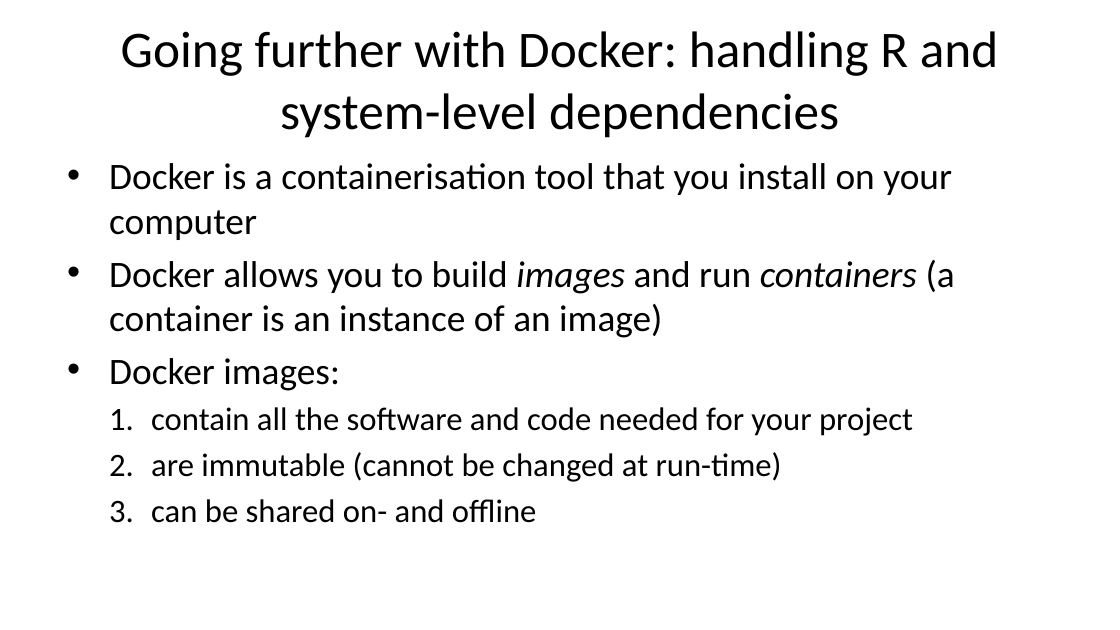
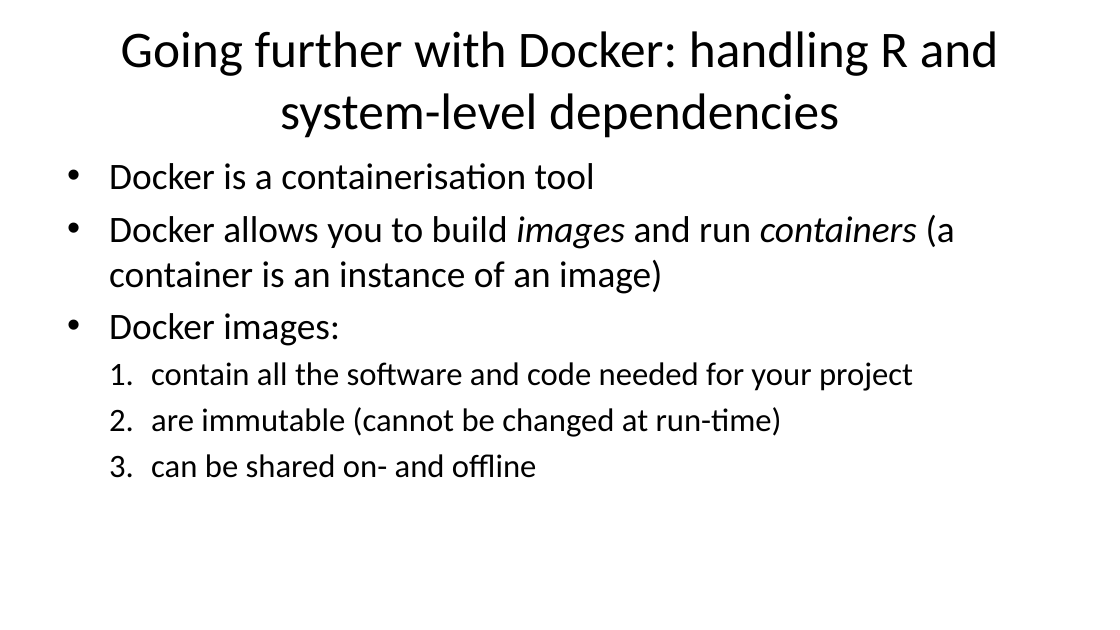
Before and after one commit to b-rodrigues/repro_basf, a slide deck: slide 13 of docs/index.pptx (slide 15 before the commit). Drawn at 1120x630 pixels with LibreOffice and Linux fonts; fonts in the diff are those of the drawing. Boxes give left, top, right and bottom in pixels: in the first picture for what was removed or moved away, otherwise in the second. Text is boxed around its words. In the diff, an @@ line names an element or a change of style, - is before the commit and + after.

```diff
--- a/docs/index.pptx
+++ b/docs/index.pptx
@@ text at <box>109,163,595,190</box>: text changed @@
-• Docker is a containerisation tool that you install on your computer
+• Docker is a containerisation tool
```
Also in this commit, not shown: 11 other slides changed, 1 slide added, 5 slides removed, 17 other files.
